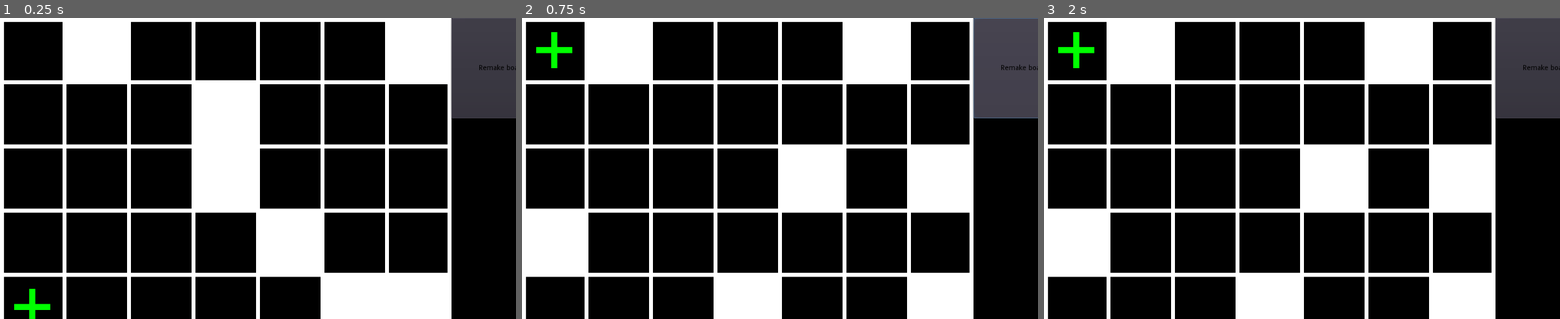
Above: before the commit, frames 1-3 (left to right).
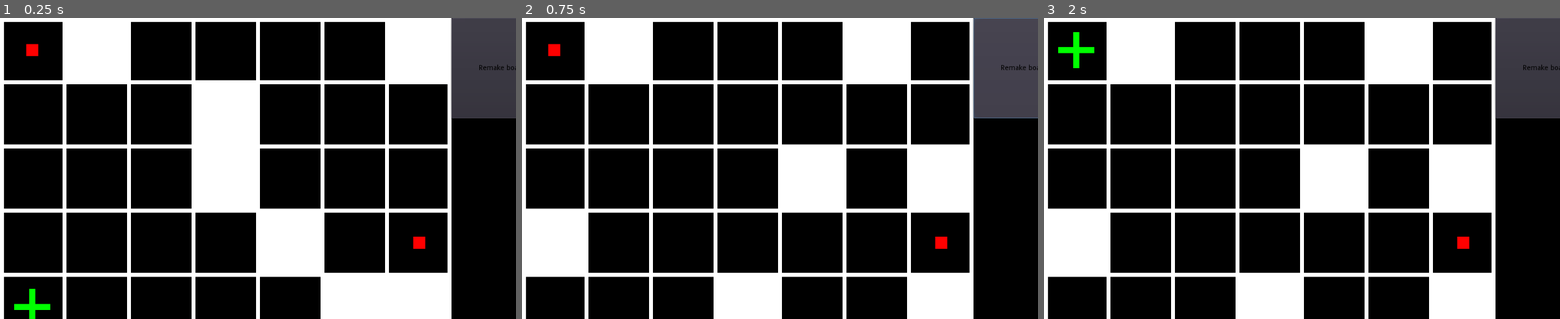
Above: after the commit, the same moments.

Repository: 0stam/turn-based-game
Game: Godot game, scene res://test_scene/TestScene.tscn
Same seed, same stepped clock (60 frames per second), same inputs: the game is played once before the commit and once after it.
Inputs (mouse positions are in pixels of both pictures, inside the frame that each line leads up to):
- Up to frame 1 (0.25 s): no input
- Up to frame 2 (0.75 s): click "Remake board" at 0.5 s
- Up to frame 3 (2 s): click (1074, 51) at 1.25 s

The runs differ from the first frame. In frame 1, 0.2% of the frame differs, in the area x 5-83%, y 8-77%; in frame 2, 0.4%, in the area x 2-83%, y 4-77%; in frame 3, 0.1%.

Commit message:
Add entities, movement and turn queue
New system responsible for menaging entities turns and moving them. Also added placeholder entity.

Diff:
--- /dev/null
+++ b/Action.gd
@@ -0,0 +1,57 @@
+extends Node
+
+var queue : Array = [] # List of entities in the
+var current : int = 0 # Index of entity currently performing it's turn
+var current_action = null # Action type selected
+
+export var board_system_path : NodePath # Path to board system
+
+onready var board = get_node(board_system_path) # Actual board system refference
+onready var signals = Signals
+
+func _ready():
+	signals.connect("action_changed", self, "on_action_changed")
+	signals.connect("field_pressed", self, "on_field_pressed")
+	signals.connect("entity_added", self, "add_entity")
+	signals.connect("queue_clear_requested", self, "clear_queue")
+
+
+func add_entity(entity_position : Vector2): # Add new entity position
+	queue.append(entity_position)
+
+
+func remove_entity(index : int):
+	queue.remove(index)
+
+
+func shuffle_queue():
+	queue.shuffle()
+
+
+func clear_queue():
+	queue = []
+	current = 0
+
+
+func next():
+	if current != len(queue) - 1:
+		current += 1
+	else:
+		current = 0
+
+
+func on_action_changed(action : String):
+	current_action = action
+
+
+func on_field_pressed(position : Vector2):
+	match current_action:
+		"move":
+			print("Move position: ", position)
+			# Checking if field is reachable
+			board.reset_flood_fill()
+			board.flood_fill_check(queue[current], board.get_key(queue[current], "move") + 1)
+			if board.flood_fill[position.x][position.y]:
+				board.move(Vector3(1, queue[current].x, queue[current].y), Vector3(1, position.x, position.y))
+				queue[current] = position
+				next()
--- /dev/null
+++ b/data/entities/simple_character.json
@@ -0,0 +1,5 @@
+{
+	"id": "red_dot",
+	"move": 3,
+	"graphic": "entities/dot.png"
+}
--- a/data/test.json
+++ b/data/test.json
@@ -5,5 +5,8 @@
 	],
 	"generators": [
 		"generators/simple.json"
+	],
+	"entities": [
+		"entities/simple_character.json"
 	]
 }
--- a/global/autoload/signals.gd
+++ b/global/autoload/signals.gd
@@ -6,3 +6,8 @@
 
 signal field_pressed(position)
 signal board_changed()
+
+signal action_changed(name)
+signal entity_added(position)
+signal queue_shuffle_requested()
+signal queue_clear_requested()
--- a/project.godot
+++ b/project.godot
@@ -7,11 +7,6 @@
 ;   param=value ; assign values to parameters
 
 config_version=4
-
-_global_script_classes=[  ]
-_global_script_class_icons={
-
-}
 
 [application]
 
--- /dev/null
+++ b/systems/action.tscn
@@ -0,0 +1,6 @@
+[gd_scene load_steps=2 format=2]
+
+[ext_resource path="res://Action.gd" type="Script" id=1]
+
+[node name="Action" type="Node"]
+script = ExtResource( 1 )
--- a/systems/board.gd
+++ b/systems/board.gd
@@ -1,65 +1,64 @@
 extends Node
 
 # Variables keeping parsed json data
+var data : Node
 var objects : Dictionary = {}
 var generators : Dictionary = {}
+var entities : Dictionary = {}
 
-var board : Array = [] # Actual board array
+var board : Array = [[], []] # Actual board array
 var flood_fill : Array = [] # Required for flood fill to work
 
-export(String) var json_list : String # Name of file containing all json files paths
+export var data_path : NodePath
 
 onready var signals = Signals
 
 
 func _ready():
-	parse_data() # Read all json data
 	signals.connect("initialize", self, "initialize_board")
 	signals.connect("board_generation_requested", self, "generate_board")
+	data = get_node(data_path)
+	objects = data.objects
+	generators = data.generators
+	entities = data.entities
 
-
-func parse_object(file_name : String) -> Dictionary: # Function for reading single json file
-	var file : File = File.new()
-	file.open("res://data/".plus_file(file_name), File.READ)
-	return parse_json(file.get_as_text())
-
-
-func parse_data() -> void: # Read all json data
-	# Parse list of json files containing game data
-	var json_list_file : File = File.new()
-	json_list_file.open("res://data/".plus_file(json_list), File.READ)
-	var json_refference_list : Dictionary = parse_json(json_list_file.get_as_text())
-
-	# Read individual data categories
-	for i in json_refference_list["objects"]:
-		i = parse_object(i)
-		objects[i["id"]] = i
-	for i in json_refference_list["generators"]:
-		i = parse_object(i)
-		generators[i["id"]] = i
 
 
 func initialize_board(size : Vector2, reset:=true) -> void: # Fill board with empty dictionaries
 	if reset:
-		board = []
-	flood_fill = [] # Also reset the flood fill array
+		board = [[], []]
 	for i in range(size.x):
-		board.append([])
+		board[0].append([])
+		board[1].append([])
+		for _j in range(size.y):
+			board[0][i].append({})
+			board[1][i].append({})
+
+
+func reset_flood_fill():
+	# Reseting flood fill array
+	flood_fill = []
+	for i in range(len(board[0])):
 		flood_fill.append([])
-		for _j in range(size.y):
-			board[i].append({})
+		for _j in range(len(board[0][i])):
 			flood_fill[i].append(false)
 
 
-func flood_fill_check(position : Vector2) -> void: # Performing flood fill on board
+func flood_fill_check(position : Vector2, steps_left=-1) -> void: # Performing flood fill on board
+	# Mechanic used when checking if field is accesable
+	if steps_left != -1:
+		if steps_left == 0:
+			return
+		steps_left -= 1
+
 	# If position.x and y are valid board indexes
-	if len(board) > position.x and position.x >= 0 and len(board[0]) > position.y and position.y >= 0:
-		if not flood_fill[position.x][position.y]: # If this field wasn't processed previously.
+	if len(board[0]) > position.x and position.x >= 0 and len(board[0][0]) > position.y and position.y >= 0:
+		if not flood_fill[position.x][position.y] or steps_left != -1: # If this field wasn't processed previously.
 			if not get_key(position, "collision", false): # If there is no collision here
 				flood_fill[position.x][position.y] = true # Mark this field as processed
 				for i in range(-1, 2, 2): # Perform same operation for neighbouring fields
-					flood_fill_check(position + Vector2(i, 0))
-					flood_fill_check(position + Vector2(0, i))
+					flood_fill_check(position + Vector2(i, 0), steps_left)
+					flood_fill_check(position + Vector2(0, i), steps_left)
 
 
 
@@ -67,8 +66,8 @@
 	# Finding first empty field
 	var start : Vector2 = Vector2.ZERO
 	var exit : bool = false # Indicates need of breaking outer loop
-	for i in range(len(board)):
-		for j in range(len(board[0])):
+	for i in range(len(board[0])):
+		for j in range(len(board[0][0])):
 			if not get_key(Vector2(i, j), "collision", false):
 				start = Vector2(i, j)
 				exit = true
@@ -76,19 +75,21 @@
 		if exit:
 			break
 
+	reset_flood_fill()
 	flood_fill_check(start) # Performing flood fill
 
-	for i in range(len(board)): # Checking if some empty field wasn't filled
-		for j in range(len(board[0])):
+	for i in range(len(board[0])): # Checking if some empty field wasn't filled
+		for j in range(len(board[0][0])):
 			if get_key(Vector2(i, j), "collision", false) != (not flood_fill[i][j]):
+				print("DEBUG: map is incorect")
 				return false # If so, returning false
-	print("DEBUG: true")
+	print("DEBUG: map is correct")
 	return true # Else returning true
 
 
 func generate_board(name : String) -> void:
 	while true:
-		var field_count = len(board) * len(board[0]) # Number of fields present on the board
+		var field_count = len(board[0]) * len(board[0][0]) # Number of fields present on the board
 		for object in generators[name]["objects"]: # For every object type to be generated
 			var quantity : float = 0 # Variable storing how many of that object should be generated
 
@@ -107,27 +108,54 @@
 
 			# Putting objects on board: if field is empty, place object, else try again
 			while quantity > 0:
-				var field_coordinates = Vector2(randi() % len(board), randi() % len(board[0]))
-				if board[field_coordinates.x][field_coordinates.y].hash() == {}.hash():
-					board[field_coordinates.x][field_coordinates.y] = objects[object["id"]].duplicate()
+				var field_coordinates = Vector2(randi() % len(board[0]), randi() % len(board[0][0]))
+				if board[0][field_coordinates.x][field_coordinates.y].hash() == {}.hash():
+					board[0][field_coordinates.x][field_coordinates.y] = objects[object["id"]].duplicate(true)
 					quantity -= 1
 		if check_for_unreachable(): # If map is alright, proceed
 			break
 		else: # If some empty field cannot be accessed (eg. map is split), try again
-			initialize_board(Vector2(len(board), len(board[0])))
+			initialize_board(Vector2(len(board[0]), len(board[0][0])))
 	signals.emit_signal("board_changed")
 
 
-func get_key(position : Vector2, key : String, default): # Used for getting same key from board
-	if board[position.x][position.y].has(key):
-		return board[position.x][position.y][key]
-	else:
-		return default
+func place_entity():
+	var end : bool = false
+	for i in range(len(board[0])):
+		for j in range(len(board[0][i])):
+			if not get_key(Vector2(i, j), "collision", false):
+				board[1][i][j] = entities["red_dot"]
+				signals.emit_signal("entity_added", Vector2(i, j))
+				end = true
+				break
+		if end:
+			break
+	end = false
+	for i in range(len(board[0]) - 1, -1, -1):
+		for j in range(len(board[0][i]) - 1, -1, -1):
+			if not get_key(Vector2(i, j), "collision", false):
+				board[1][i][j] = entities["red_dot"]
+				signals.emit_signal("entity_added", Vector2(i, j))
+				end = true
+				break
+		if end:
+			break
+	signals.emit_signal("queue_shuffle_requested")
+	signals.emit_signal("board_changed")
 
 
-func has_collision(position : Vector2) -> bool:
-	return get_key(position, "collision", false)
+func get_key(position : Vector2, key : String, default=null): # Used for getting same key from board
+	if board[1][position.x][position.y].has(key):
+		return board[1][position.x][position.y][key]
+	if board[0][position.x][position.y].has(key):
+		return board[0][position.x][position.y][key]
+	return default
 
 
-func get_graphic(position : Vector2):
-	return get_key(position, "graphic", null)
+func move(from : Vector3, target : Vector3): # Moves object from from to target position
+	if not get_key(Vector2(target.y, target.z), "collision", false):
+		board[target.x][target.y][target.z] = board[from.x][from.y][from.z].duplicate()
+		board[from.x][from.y][from.z] = {}
+		signals.emit_signal("board_changed")
+	else:
+		print("***TRIED MOVING TO FIELD WITH COLLISION***")
--- /dev/null
+++ b/systems/data.gd
@@ -0,0 +1,35 @@
+extends Node
+
+var objects : Dictionary = {}
+var generators : Dictionary = {}
+var entities : Dictionary = {}
+
+export var json_list : String
+
+
+func _ready():
+	parse_data()
+
+
+func parse_object(file_name : String) -> Dictionary: # Function for reading single json file
+	var file : File = File.new()
+	file.open("res://data/".plus_file(file_name), File.READ)
+	return parse_json(file.get_as_text())
+
+
+func parse_data() -> void: # Read all json data
+	# Parse list of json files containing game data
+	var json_list_file : File = File.new()
+	json_list_file.open("res://data/".plus_file(json_list), File.READ)
+	var json_refference_list : Dictionary = parse_json(json_list_file.get_as_text())
+
+	# Read individual data categories
+	for i in json_refference_list["objects"]:
+		i = parse_object(i)
+		objects[i["id"]] = i
+	for i in json_refference_list["generators"]:
+		i = parse_object(i)
+		generators[i["id"]] = i
+	for i in json_refference_list["entities"]:
+		i = parse_object(i)
+		entities[i["id"]] = i
--- /dev/null
+++ b/systems/data.tscn
@@ -0,0 +1,6 @@
+[gd_scene load_steps=2 format=2]
+
+[ext_resource path="res://systems/data.gd" type="Script" id=1]
+
+[node name="Data" type="Node"]
+script = ExtResource( 1 )
--- a/systems/display.gd
+++ b/systems/display.gd
@@ -20,9 +20,9 @@
 
 
 func update_board():
-	for i in range(len(board_data.board)):
-		for j in range(len(board_data.board[i])):
-			if board_data.board[i][j].has("graphic"):
-				board.set_field(Vector2(i, j), get_graphic(board_data.board[i][j]["graphic"]))
+	for i in range(len(board_data.board[0])):
+		for j in range(len(board_data.board[0][i])):
+			if board_data.get_key(Vector2(i, j), "graphic") != null:
+				board.set_field(Vector2(i, j), get_graphic(board_data.get_key(Vector2(i, j), "graphic")))
 			else:
 				board.set_field(Vector2(i, j), null)
--- a/test_scene/TestScene.gd
+++ b/test_scene/TestScene.gd
@@ -15,6 +15,9 @@
 func make_board():
 	Signals.emit_signal("initialize", Vector2(7, 5))
 	Signals.emit_signal("board_generation_requested", "simple")
+	Signals.emit_signal("queue_clear_requested")
+	Signals.emit_signal("action_changed", "move")
+	$Systems/Board.place_entity()
 
 
 func _on_field_pressed(cooridinates : Vector2):
@@ -23,3 +26,7 @@
 
 func _on_Button_pressed():
 	make_board()
+
+
+func _on_Button2_pressed():
+	pass
--- a/test_scene/TestScene.tscn
+++ b/test_scene/TestScene.tscn
@@ -1,10 +1,12 @@
-[gd_scene load_steps=6 format=2]
+[gd_scene load_steps=8 format=2]
 
 [ext_resource path="res://test_scene/TestScene.gd" type="Script" id=1]
 [ext_resource path="res://global/themes/0_separation.tres" type="Theme" id=2]
 [ext_resource path="res://board/board.tscn" type="PackedScene" id=3]
 [ext_resource path="res://systems/board.tscn" type="PackedScene" id=4]
 [ext_resource path="res://systems/display.tscn" type="PackedScene" id=5]
+[ext_resource path="res://systems/data.tscn" type="PackedScene" id=6]
+[ext_resource path="res://systems/action.tscn" type="PackedScene" id=7]
 
 [node name="TestScene" type="Control"]
 anchor_right = 1.0
@@ -47,9 +49,16 @@
 [node name="Systems" type="Node" parent="."]
 
 [node name="Board" parent="Systems" instance=ExtResource( 4 )]
-json_list = "test.json"
+data_path = NodePath("../Data")
 
 [node name="Display" parent="Systems" instance=ExtResource( 5 )]
 board_data_path = NodePath("../Board")
 board_path = NodePath("../../HBoxContainer/Board")
+
+[node name="Data" parent="Systems" instance=ExtResource( 6 )]
+json_list = "test.json"
+
+[node name="Action" parent="Systems" instance=ExtResource( 7 )]
+board_system_path = NodePath("../Board")
+
 [connection signal="pressed" from="HBoxContainer/Button" to="." method="_on_Button_pressed"]
Binary file added: art/entities/dot.png
Not shown, added: art/entities/dot.png.import
Not shown, removed: data/.test.json.swp
Not shown, removed: data/generators/.simple.json.swp
Not shown, removed: data/objects/.heal.json.swp
